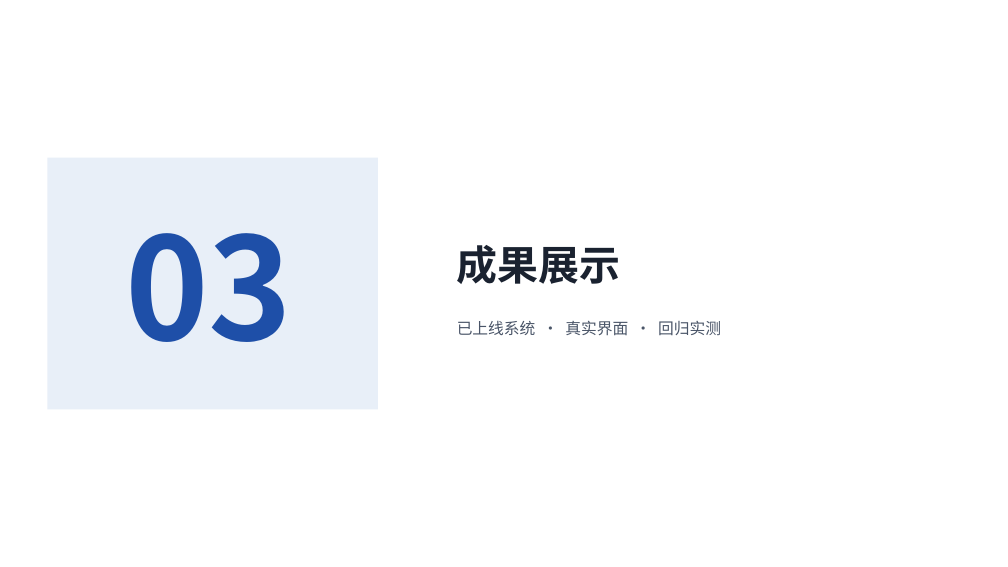
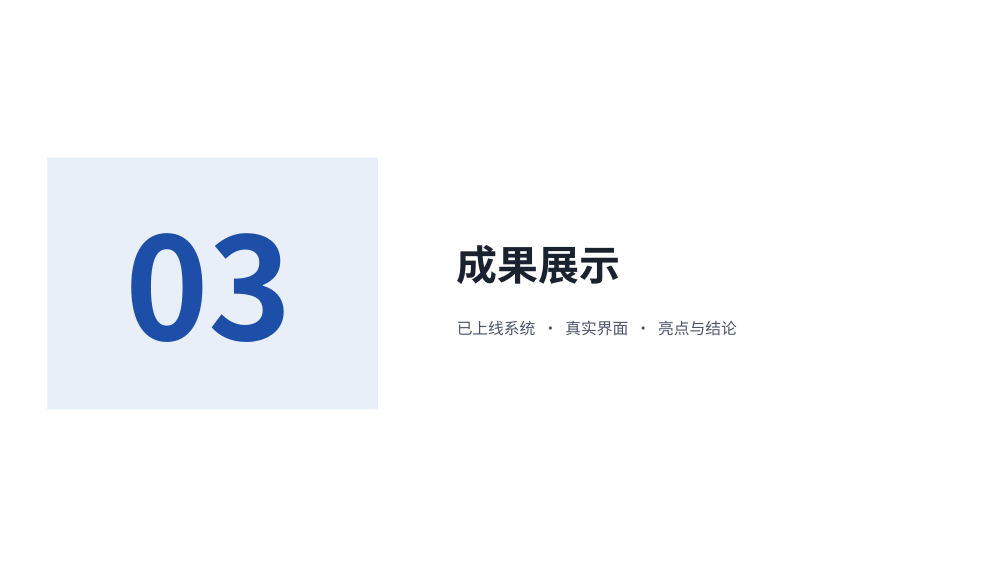
Before and after one commit to kecit33/ai-agent-study, a slide deck: slide 11 of docs/AI校园学习陪伴助手_团队展示与需求分析.pptx (slide 12 before the commit). Drawn at 1008x567 pixels with LibreOffice and Linux fonts; fonts in the diff are those of the drawing. Boxes give left, top, right and bottom in pixels: in the first picture for what was removed or moved away, otherwise in the second. Text is boxed around its words. In the diff, an @@ line names an element or a change of style, - is before the commit and + after.

```diff
--- a/docs/AI校园学习陪伴助手_团队展示与需求分析.pptx
+++ b/docs/AI校园学习陪伴助手_团队展示与需求分析.pptx
@@ text at [457, 321, 737, 336]: text changed @@
-已上线系统 · 真实界面 · 回归实测
+已上线系统 · 真实界面 · 亮点与结论
```
Also in this commit, not shown: 18 other slides changed, 3 slides added, 3 slides removed, 28 other files.
